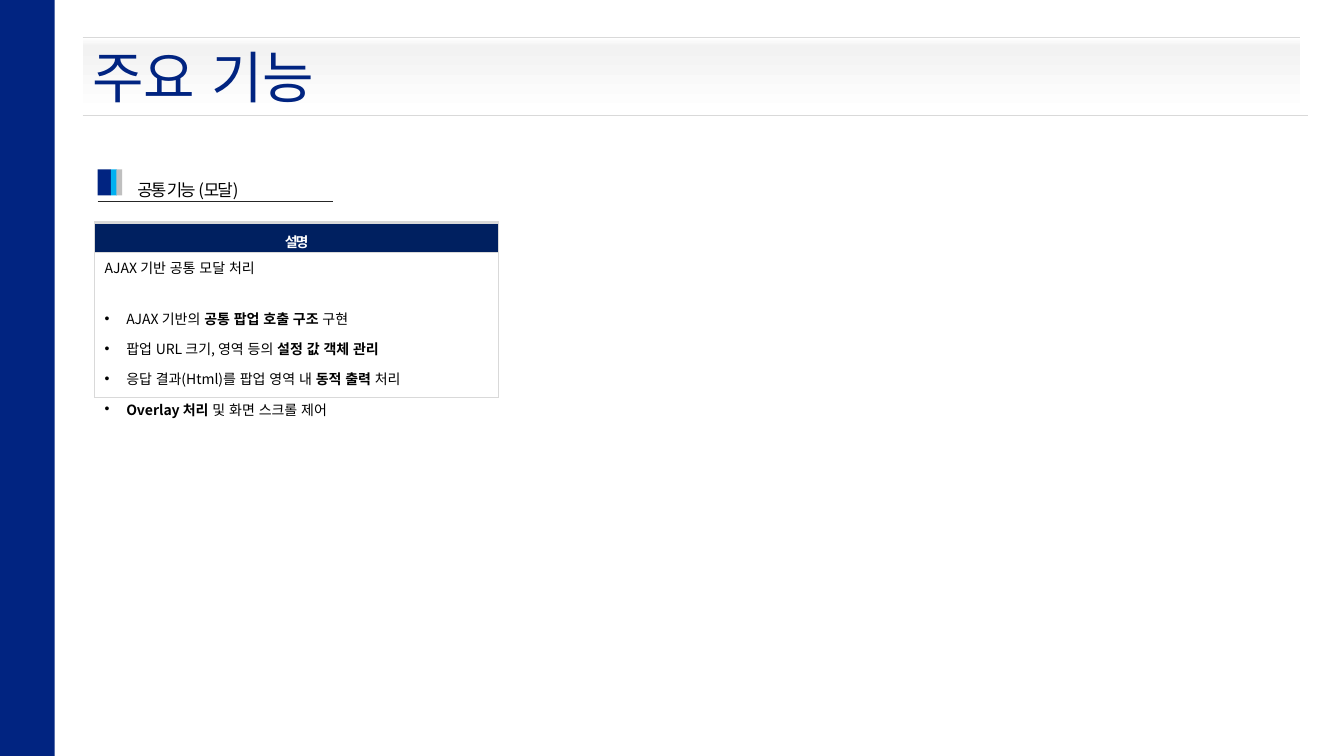
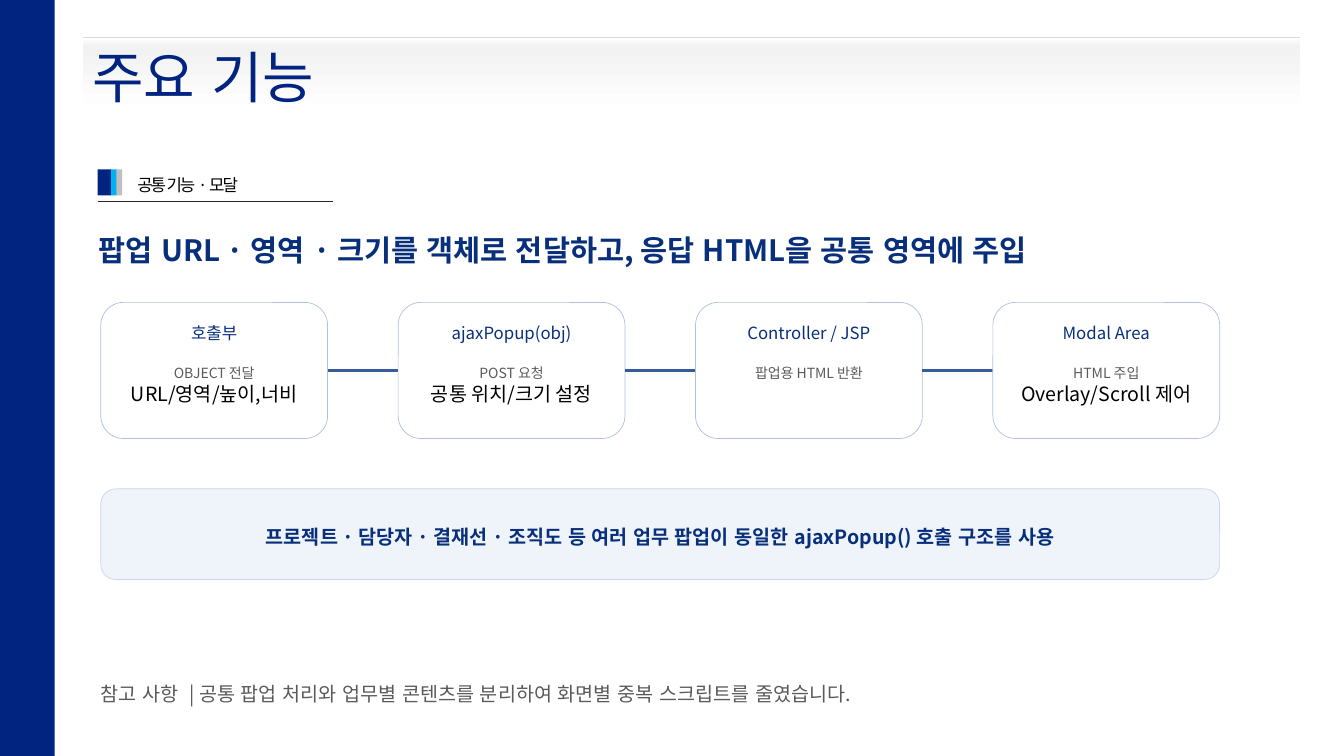
Before and after one commit to hikr90/intranet, a slide deck: slide 14 of docs/intr_project.pptx (slide 15 before the commit). Drawn at 1344x756 pixels with LibreOffice and Linux fonts; fonts in the diff are those of the drawing. Boxes give left, top, right and bottom in pixels: in the first picture for what was removed or moved away, otherwise in the second. Text is boxed around its words. In the diff, an @@ line names an element or a change of style, - is before the commit and + after.

```diff
--- a/docs/intr_project.pptx
+++ b/docs/intr_project.pptx
@@ line removed from (83, 116) to (1309, 116) @@
@@ text at box(137, 177, 238, 193): text changed @@
-공통 기능 (모달)
+공통 기능 · 모달
@@ table removed at box(95, 223, 499, 482), 2 rows, 1 columns @@
-설명
-AJAX 기반 공통 모달 처리 / AJAX 기반의 공통 팝업 호출 구조 구현 / 팝업 URL 크기, 영역 등의 설정 값 객체 관리 / 응답 결과(Html)를 팝업 영역 내 동적 출력 처리 / Overlay 처리 및 화면 스크롤 제어
@@ text added at box(99, 236, 1026, 267), 21 pt, text #082F7B, bold @@
+팝업 URL · 영역 · 크기를 객체로 전달하고, 응답 HTML을 공통 영역에 주입
@@ rounded rectangle added at box(101, 302, 328, 439), fill #FFFFFF, outline #AFC1DD 0.5 pt @@
@@ text added at box(191, 325, 237, 341), 12 pt, text #082F7B @@
+호출부
@@ rounded rectangle added at box(398, 302, 625, 439), fill #FFFFFF, outline #AFC1DD 0.5 pt @@
@@ text added at box(452, 325, 572, 343), 12 pt, text #082F7B @@
+ajaxPopup(obj)
@@ rounded rectangle added at box(696, 302, 923, 439), fill #FFFFFF, outline #AFC1DD 0.5 pt @@
@@ text added at box(747, 325, 871, 340), 12 pt, text #082F7B @@
+Controller / JSP
@@ rounded rectangle added at box(993, 302, 1220, 439), fill #FFFFFF, outline #AFC1DD 0.5 pt @@
@@ text added at box(1063, 325, 1150, 340), 12 pt, text #082F7B @@
+Modal Area
@@ text added at box(131, 366, 298, 405), 14 pt, text #000000 @@
+OBJECT 전달
+URL/영역/높이,너비
@@ line added from (328, 370) to (398, 370), #375C9E 2 pt @@
@@ text added at box(431, 366, 592, 405), 14 pt, text #000000 @@
+POST 요청
+공통 위치/크기 설정
@@ line added from (625, 370) to (696, 370), #375C9E 2 pt @@
@@ text added at box(755, 366, 863, 379), 10 pt, text #5A5A5A @@
+팝업용 HTML 반환
@@ line added from (923, 370) to (993, 370), #375C9E 2 pt @@
@@ text added at box(1021, 366, 1191, 406), 14 pt, text #000000 @@
+HTML 주입
+Overlay/Scroll 제어
@@ rounded rectangle added at box(101, 489, 1220, 580), fill #EFF3FA, outline #CDD6E5 0.5 pt @@
@@ text added at box(266, 527, 1054, 549), 14 pt, text #082F7B, bold @@
+프로젝트 · 담당자 · 결재선 · 조직도 등 여러 업무 팝업이 동일한 ajaxPopup() 호출 구조를 사용
@@ text added at box(101, 684, 851, 703), 14 pt, text #5A5A5A @@
+참고 사항 | 공통 팝업 처리와 업무별 콘텐츠를 분리하여 화면별 중복 스크립트를 줄였습니다.
```
Also in this commit, not shown: 14 other slides changed, 1 slide added, 2 slides removed, 4 other files.
